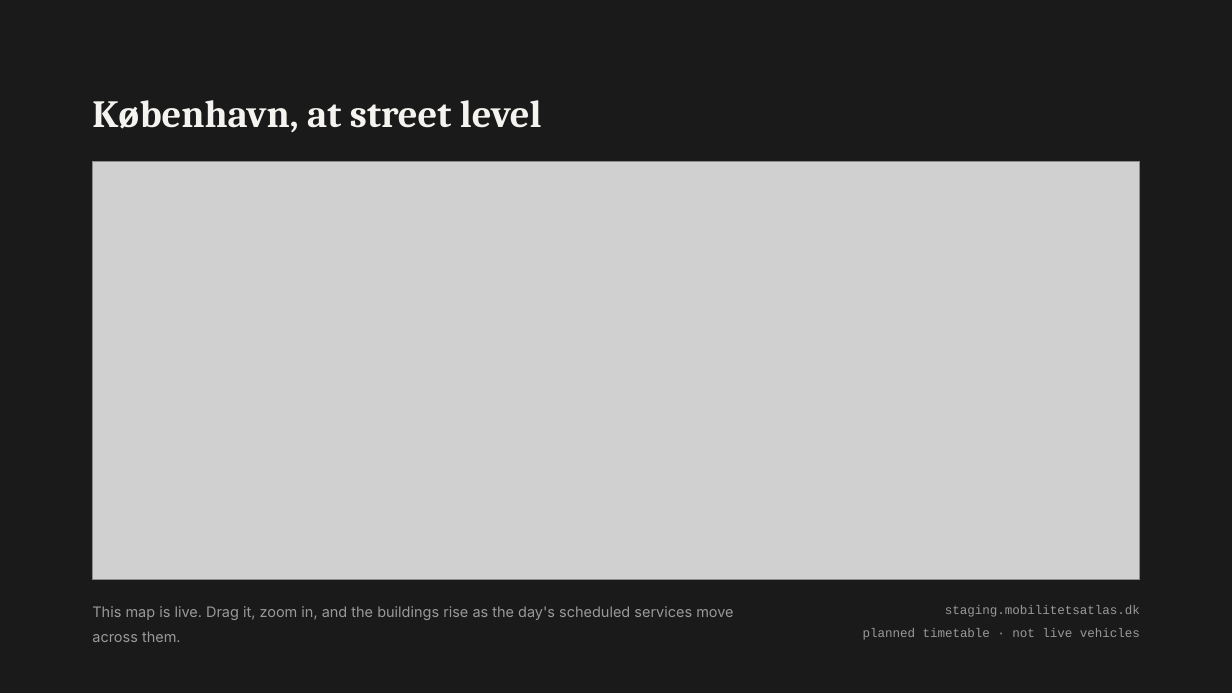
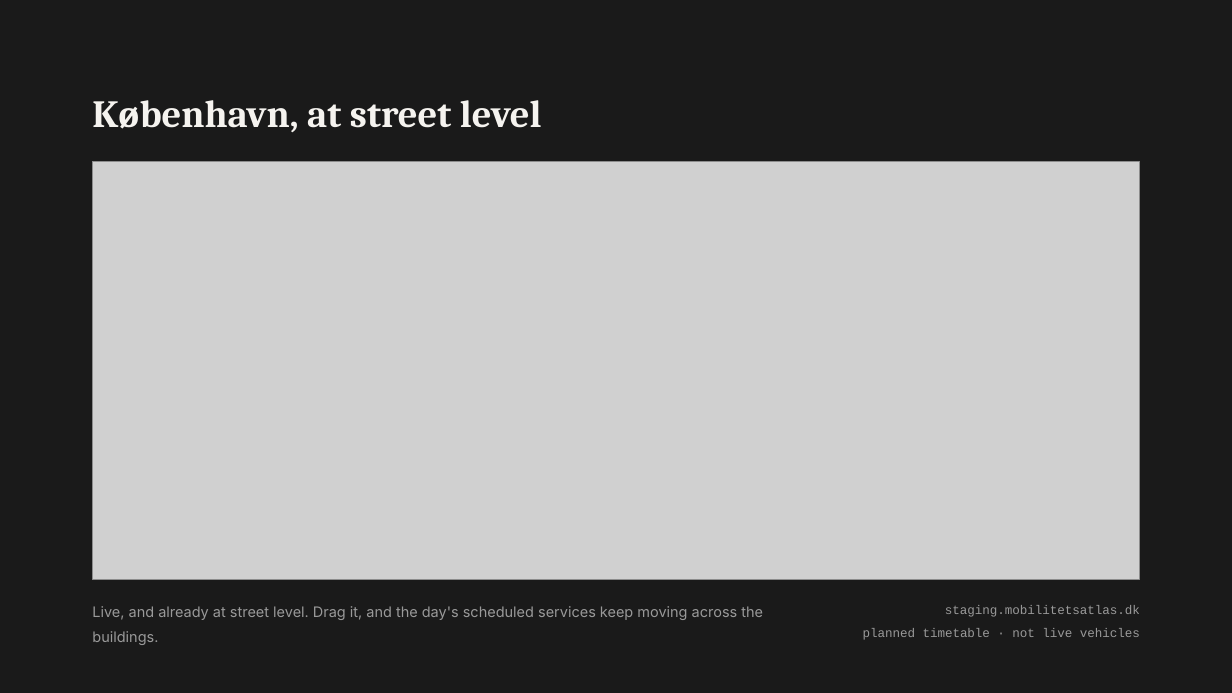
Before and after one commit to betamobility/slides, a slide deck: slide 16 of decks/mobilitetsatlas-intro/Mobilitetsatlas-introduktion.pptx. Drawn at 1232x693 pixels with LibreOffice and Linux fonts; fonts in the diff are those of the drawing; grey boxes stand for pictures. Boxes give left, top, right and bottom in pixels: in the first picture for what was removed or moved away, otherwise in the second. Text is boxed around its words. In the diff, an @@ line names an element or a change of style, - is before the commit and + after.

```diff
--- a/decks/mobilitetsatlas-intro/Mobilitetsatlas-introduktion.pptx
+++ b/decks/mobilitetsatlas-intro/Mobilitetsatlas-introduktion.pptx
@@ text at (92, 606, 763, 645): text changed @@
-This map is live. Drag it, zoom in, and the buildings rise as the day's scheduled services move across them.
+Live, and already at street level. Drag it, and the day's scheduled services keep moving across the buildings.
```
Also in this commit, not shown: 14 other slides changed, 2 other files.
